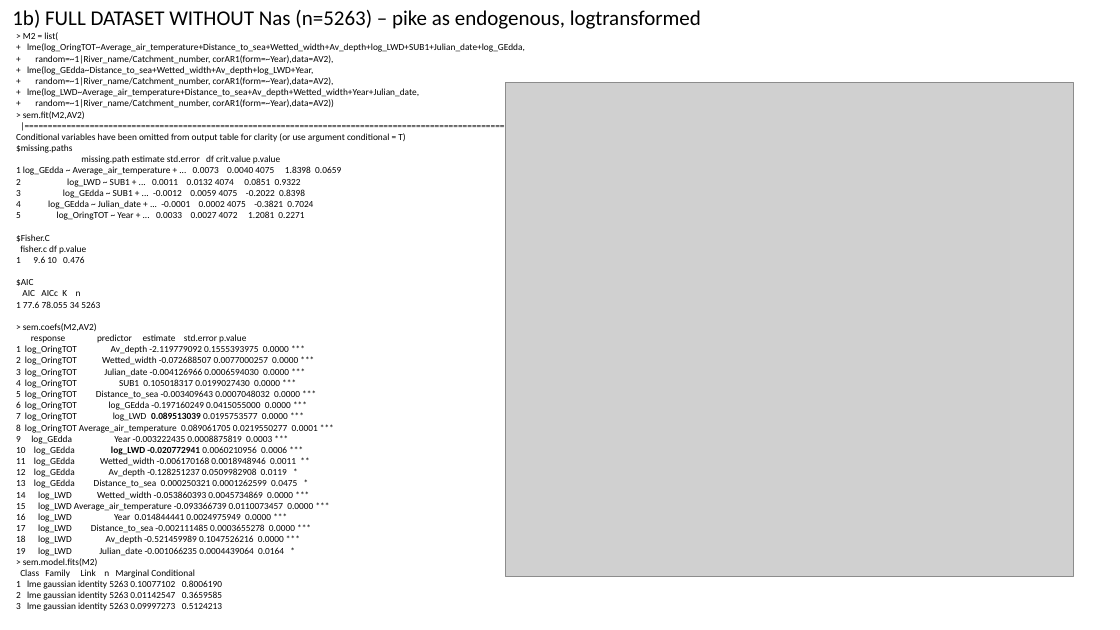
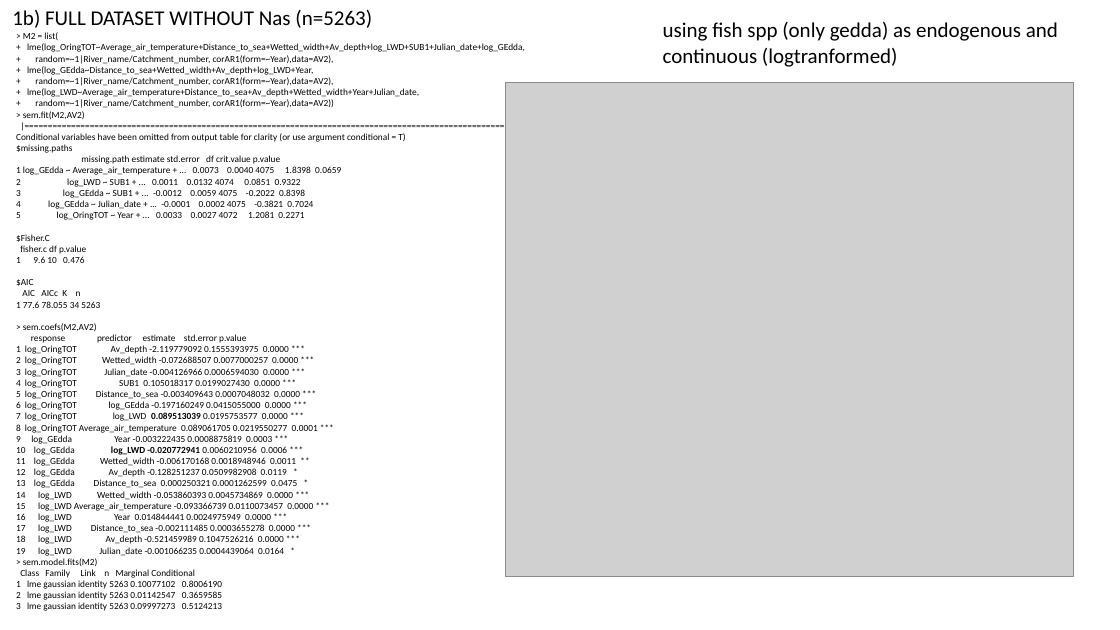
Before and after one commit to SerenaDonadi/Dod-ved, a slide deck: slide 28 of Electrofish data/LWD_analyses.pptx (slide 22 before the commit). Drawn at 1120x630 pixels with LibreOffice and Linux fonts; fonts in the diff are those of the drawing; grey boxes stand for pictures. Boxes give left, top, right and bottom in pixels: in the first picture for what was removed or moved away, otherwise in the second. Text is boxed around its words. In the diff, an @@ line names an element or a change of style, - is before the commit and + after.

Commit message:
INCLUDING slope and other fish spp in the SEMs

```diff
--- a/Electrofish data/LWD_analyses.pptx
+++ b/Electrofish data/LWD_analyses.pptx
@@ text at (12, 10, 372, 28): text changed @@
-1b) FULL DATASET WITHOUT Nas (n=5263) – pike as endogenous, logtransformed
+1b) FULL DATASET WITHOUT Nas (n=5263)
@@ text added at (663, 22, 1058, 67), 18 pt, text #000000 @@
+using fish spp (only gedda) as endogenous and continuous (logtranformed)
```
Also in this commit, not shown: 7 other slides changed, 6 slides added, 1 other file.
